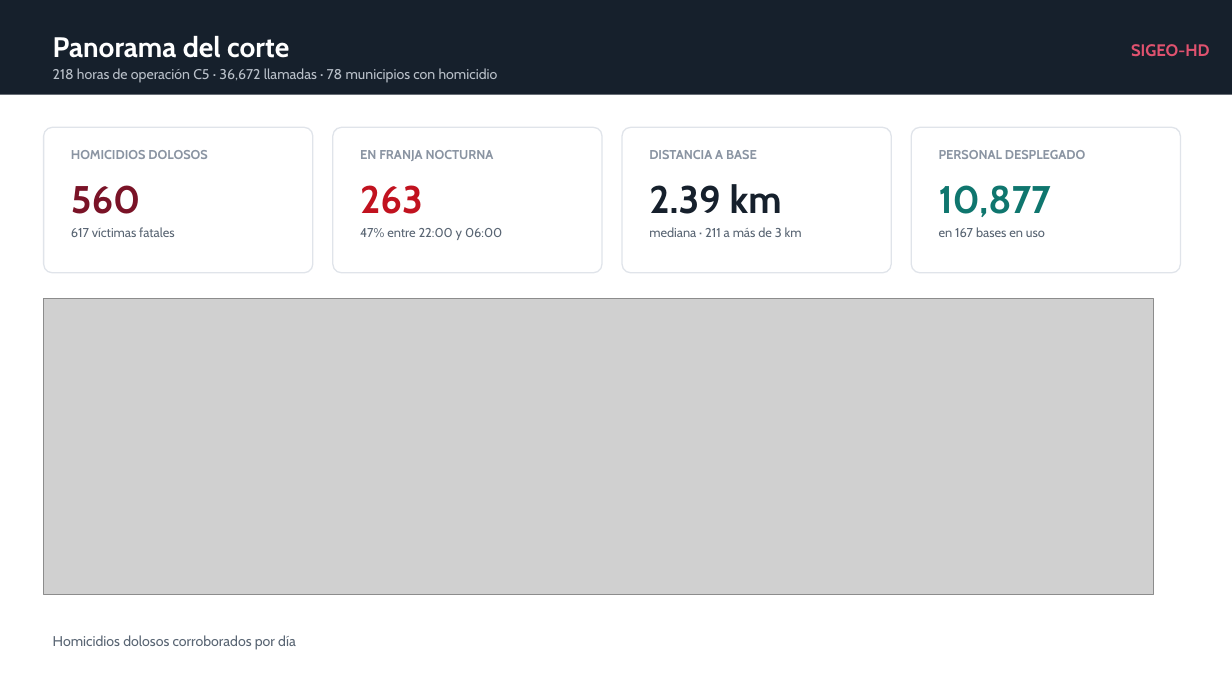
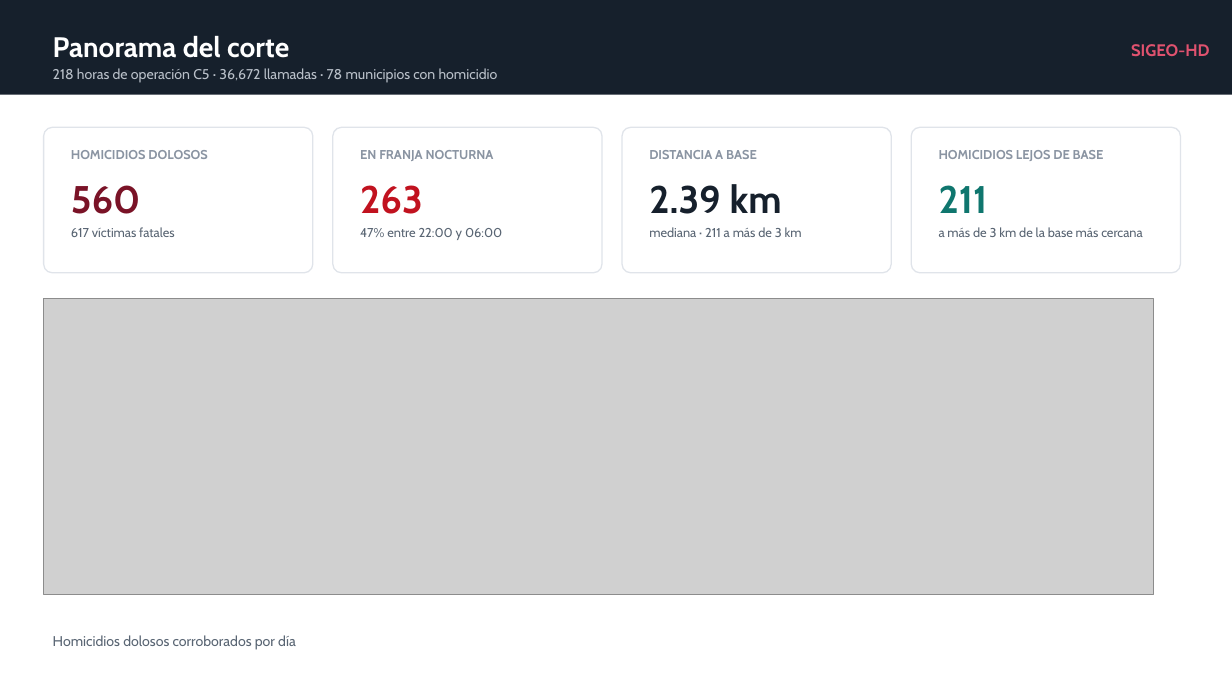
Before and after one commit to sthef0117-ui/sigeo-hd-dgspyt, a slide deck: slide 2 of presentacion/SIGEO-HD_Reunion_Mandos.pptx. Drawn at 1232x693 pixels with LibreOffice and Linux fonts; fonts in the diff are those of the drawing; grey boxes stand for pictures. Boxes give left, top, right and bottom in pixels: in the first picture for what was removed or moved away, otherwise in the second. Text is boxed around its words. In the diff, an @@ line names an element or a change of style, - is before the commit and + after.

```diff
--- a/presentacion/SIGEO-HD_Reunion_Mandos.pptx
+++ b/presentacion/SIGEO-HD_Reunion_Mandos.pptx
@@ text at [939, 150, 1104, 161]: text changed @@
-PERSONAL DESPLEGADO
+HOMICIDIOS LEJOS DE BASE
@@ text at [939, 185, 988, 213]: text changed @@
-10,877
+211
@@ text at [939, 227, 1142, 237]: text changed @@
-en 167 bases en uso
+a más de 3 km de la base más cercana
```
Also in this commit, not shown: 3 other slides changed, 18 other files.
